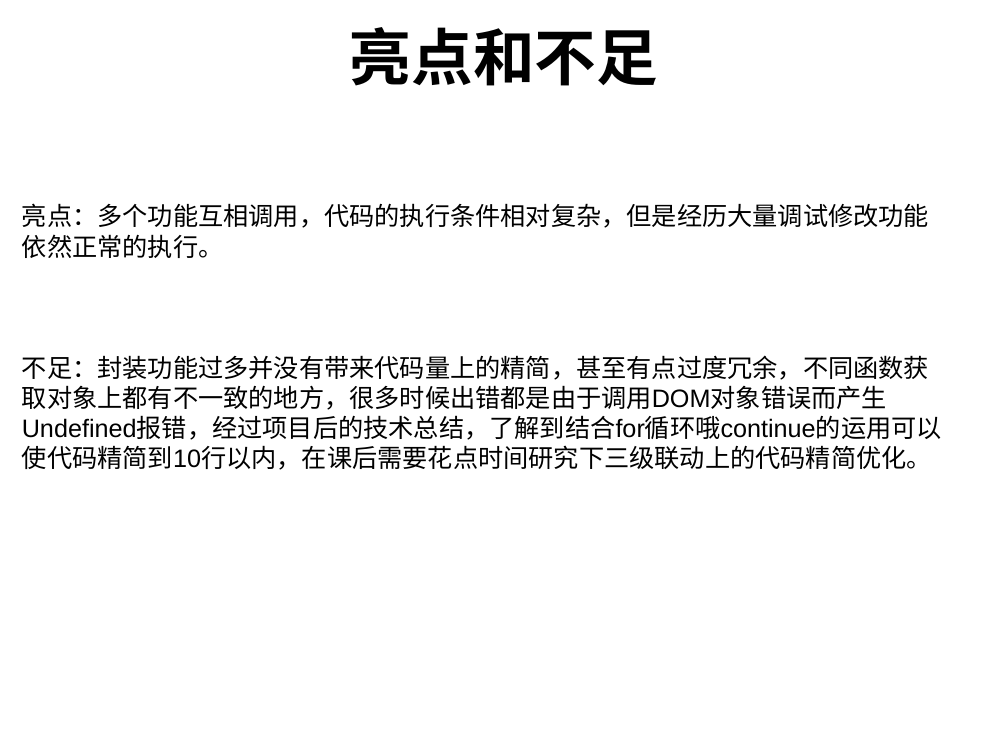
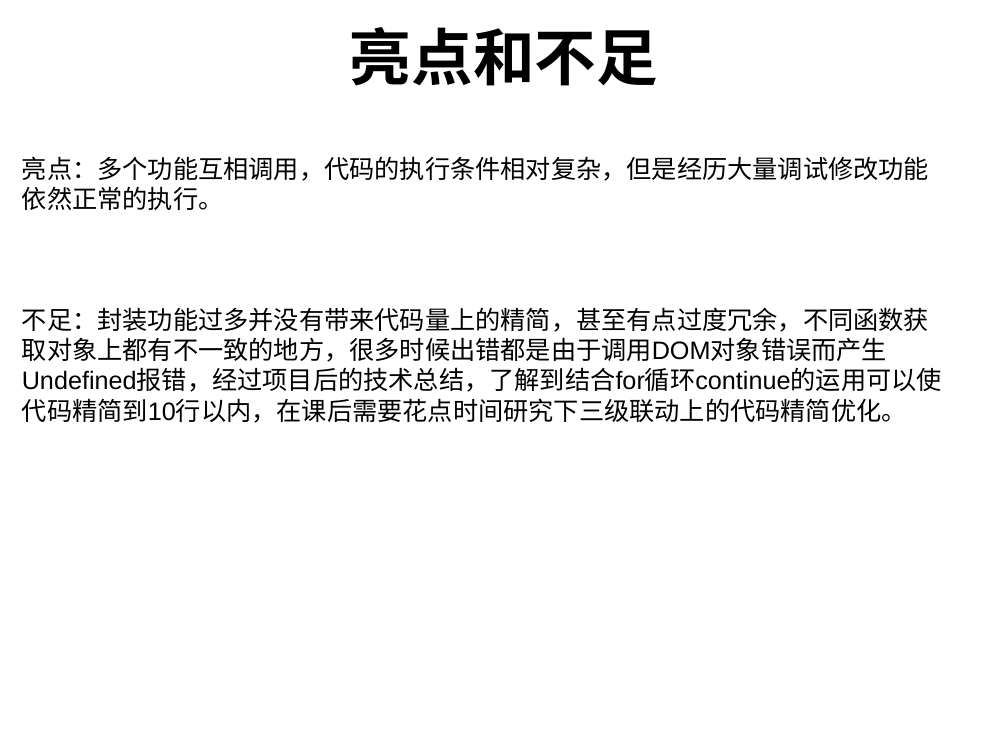
Before and after one commit to chuntong007/CY-work, a slide deck: slide 17 of 一阶项目文件/hx180310林春通一阶评审ppt模板.ppt (slide 22 before the commit). Drawn at 1008x756 pixels with LibreOffice and Linux fonts; fonts in the diff are those of the drawing; background and template pictures are left out. Boxes give left, top, right and bottom in pixels: in the first picture for what was removed or moved away, otherwise in the second. Text is boxed around its words. In the diff, an @@ line names an element or a change of style, - is before the commit and + after.

```diff
--- a/一阶项目文件/hx180310林春通一阶评审ppt模板.ppt
+++ b/一阶项目文件/hx180310林春通一阶评审ppt模板.ppt
@@ text "亮点：多个功能互相调用，代码的执行条件相对复杂，但是经历大量调试修改功能依然正常的执行。" moved from (x1=22, y1=203, x2=942, y2=470) to (x1=22, y1=156, x2=942, y2=423) @@
@@ text at (x1=22, y1=307, x2=942, y2=423): text changed @@
-不足：封装功能过多并没有带来代码量上的精简，甚至有点过度冗余，不同函数获取对象上都有不一致的地方，很多时候出错都是由于调用DOM对象错误而产生Undefined报错，经过项目后的技术总结，了解到结合for循环哦continue的运用可以使代码精简到10行以内，在课后需要花点时间研究下三级联动上的代码精简优化。
+不足：封装功能过多并没有带来代码量上的精简，甚至有点过度冗余，不同函数获取对象上都有不一致的地方，很多时候出错都是由于调用DOM对象错误而产生Undefined报错，经过项目后的技术总结，了解到结合for循环continue的运用可以使代码精简到10行以内，在课后需要花点时间研究下三级联动上的代码精简优化。
```
Also in this commit, not shown: 13 other slides changed, 5 slides removed, 4 other files.
